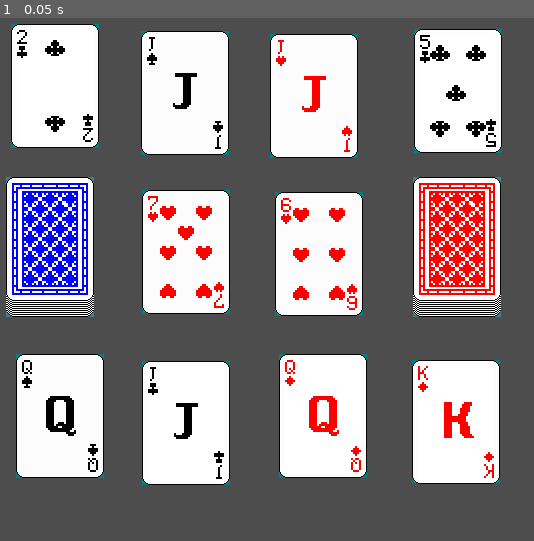
Above: before the commit, frame 1.
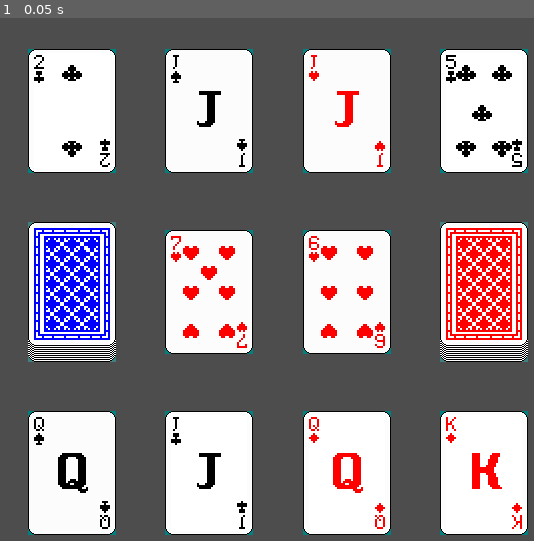
Above: after the commit, the same moment.

Repository: batako/Speed-on-Godot
Game: Godot game, scene res://main.tscn
Same seed, same stepped clock (60 frames per second), same inputs: the game is played once before the commit and once after it.
Inputs:
- Up to frame 1 (0.05 s): no input

The runs differ from the first frame. In frame 1, 54% of the frame differs, in the area x 1-99%, y 1-99%.

Commit message:
スロットの位置を等間隔に

Diff:
--- a/main.tscn
+++ b/main.tscn
@@ -28,14 +28,14 @@
 [node name="CardSlots" type="Node" parent="."]
 
 [node name="LeadSlot1" type="Sprite2D" parent="CardSlots"]
-position = Vector2(208, 260)
+position = Vector2(231.2, 300)
 texture = ExtResource("3_vbuhv")
 hframes = 5
 vframes = 3
 frame = 13
 
 [node name="LeadSlot2" type="Sprite2D" parent="CardSlots"]
-position = Vector2(341, 262)
+position = Vector2(368.8, 300)
 texture = ExtResource("3_vbuhv")
 hframes = 5
 vframes = 3
@@ -44,35 +44,35 @@
 [node name="Player" type="Node" parent="CardSlots"]
 
 [node name="PlayerDeckSlot" type="Sprite2D" parent="CardSlots/Player"]
-position = Vector2(72, 255)
+position = Vector2(93.6, 300)
 texture = ExtResource("3_vbuhv")
 hframes = 5
 vframes = 3
 frame = 13
 
 [node name="PlayerFieldHandSlot1" type="Sprite2D" parent="CardSlots/Player"]
-position = Vector2(82, 424)
+position = Vector2(93.6, 481)
 texture = ExtResource("3_vbuhv")
 hframes = 5
 vframes = 3
 frame = 13
 
 [node name="PlayerFieldHandSlot2" type="Sprite2D" parent="CardSlots/Player"]
-position = Vector2(208, 431)
+position = Vector2(231.2, 481)
 texture = ExtResource("3_vbuhv")
 hframes = 5
 vframes = 3
 frame = 13
 
 [node name="PlayerFieldHandSlot3" type="Sprite2D" parent="CardSlots/Player"]
-position = Vector2(345, 424)
+position = Vector2(368.8, 481)
 texture = ExtResource("3_vbuhv")
 hframes = 5
 vframes = 3
 frame = 13
 
 [node name="PlayerFieldHandSlot4" type="Sprite2D" parent="CardSlots/Player"]
-position = Vector2(478, 430)
+position = Vector2(506.4, 481)
 texture = ExtResource("3_vbuhv")
 hframes = 5
 vframes = 3
@@ -81,35 +81,35 @@
 [node name="Enemy" type="Node" parent="CardSlots"]
 
 [node name="EnemyDeckSlot" type="Sprite2D" parent="CardSlots/Enemy"]
-position = Vector2(479, 255)
+position = Vector2(506.4, 300)
 texture = ExtResource("3_vbuhv")
 hframes = 5
 vframes = 3
 frame = 13
 
 [node name="EnemyFieldHandSlot1" type="Sprite2D" parent="CardSlots/Enemy"]
-position = Vector2(480, 99)
+position = Vector2(506.4, 119)
 texture = ExtResource("3_vbuhv")
 hframes = 5
 vframes = 3
 frame = 13
 
 [node name="EnemyFieldHandSlot2" type="Sprite2D" parent="CardSlots/Enemy"]
-position = Vector2(336, 104)
+position = Vector2(368.8, 119)
 texture = ExtResource("3_vbuhv")
 hframes = 5
 vframes = 3
 frame = 13
 
 [node name="EnemyFieldHandSlot3" type="Sprite2D" parent="CardSlots/Enemy"]
-position = Vector2(207, 101)
+position = Vector2(231.2, 119)
 texture = ExtResource("3_vbuhv")
 hframes = 5
 vframes = 3
 frame = 13
 
 [node name="EnemyFieldHandSlot4" type="Sprite2D" parent="CardSlots/Enemy"]
-position = Vector2(77, 94)
+position = Vector2(93.6, 119)
 texture = ExtResource("3_vbuhv")
 hframes = 5
 vframes = 3
